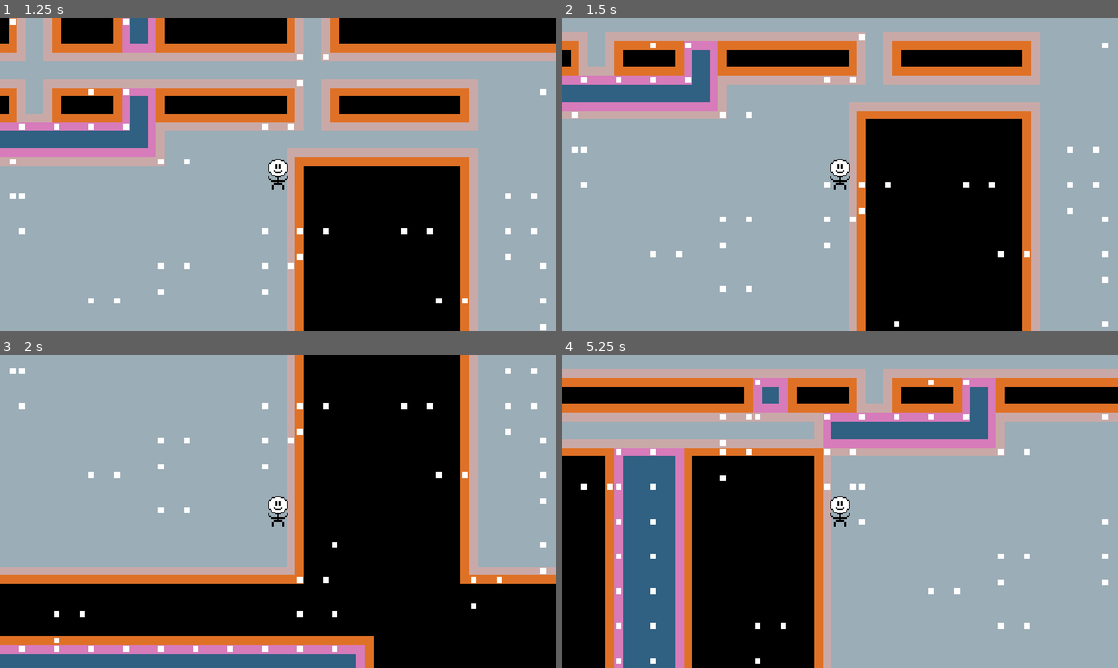
Above: before the commit, frames 1-4 (two rows, left to right).
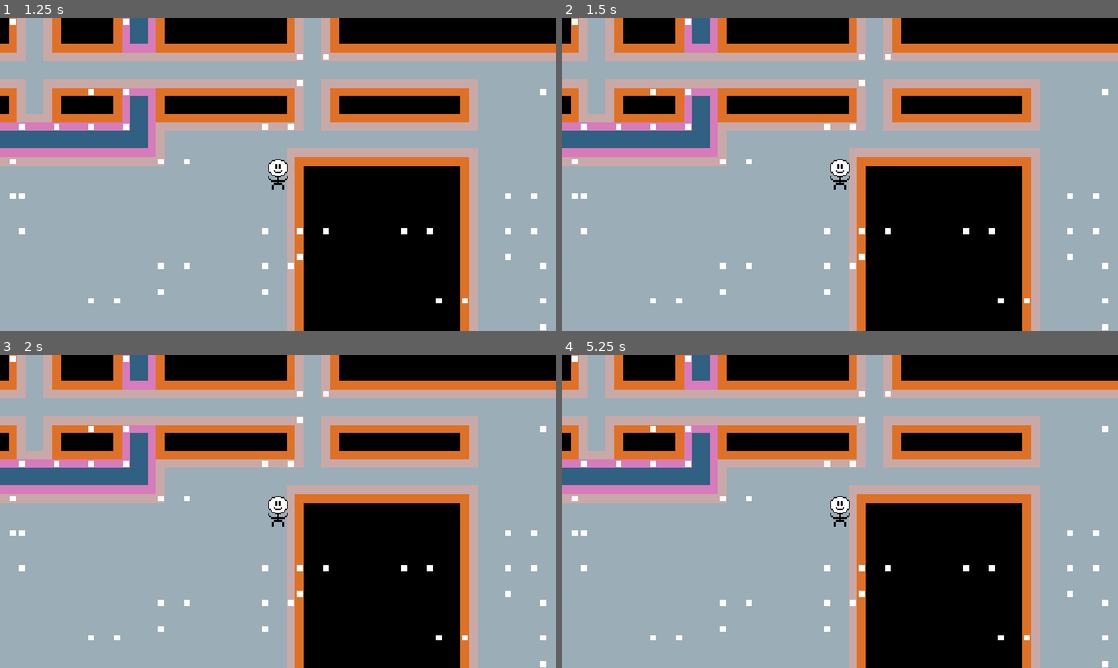
Above: after the commit, the same moments.

Repository: jessica-seabolt/novice
Game: Godot game, scene res://dungeon/dungeon.tscn
Same seed, same stepped clock (60 frames per second), same inputs: the game is played once before the commit and once after it.
Inputs:
- Up to frame 1 (1.25 s): tap Enter at 0.5 s; hold D (move_right) from 0.53 s (still down); hold Shift (sprint, bound only after the commit) from 0.53 s (still down)
- Up to frame 2 (1.5 s): tap Space at 1.25 s; release D (move_right) at 1.28 s; release Shift (sprint, bound only after the commit) at 1.28 s; hold S (move_down) from 1.28 s (still down); tap Shift (sprint, bound only after the commit) at 1.35 s
- Up to frame 3 (2 s): keep holding S (move_down)
- Up to frame 4 (5.25 s): release S (move_down) at 2.03 s; hold D (move_right) 2.03-2.78 s; hold Shift (sprint, bound only after the commit) 2.03-2.78 s; tap Enter at 2.75 s; hold W (move_up) 2.78-3.53 s; tap Shift (sprint, bound only after the commit) at 2.85, 4.35 s; hold Shift (sprint, bound only after the commit) 3.53-4.28 s; hold A (move_left) 3.53-5.03 s; hold S (move_down) from 5.03 s (still down); hold Shift (sprint, bound only after the commit) from 5.03 s (still down)

Frame 1 is identical in both runs. In frame 2, 35% of the frame differs, in the area x 0-100%, y 0-100%; in frame 3, 57%; in frame 4, 80%.

Commit message:
Add sprinting
- Hold sprint (Shift, or the right trigger) and tap a direction to
  run: the player keeps stepping in that direction on their own,
  sliding faster, with each step still a full turn
- RunRules decides when a run stops, following the Mystery Dungeon
  games' rules
- A fresh direction press cancels a run
- FloorGrid gains is_doorway, which RunRules and spawning share
- Stairs no longer spawn in doorways
- README: tick sprinting
- Fly a kite

Diff:
--- a/dungeon/data/floor_grid.gd
+++ b/dungeon/data/floor_grid.gd
@@ -55,6 +55,16 @@
 ## A ground tile that is not part of any room
 func is_hallway(p: Vector2i) -> bool:
     return is_ground(p) and not is_room(p)
+
+
+## A room tile with a hallway right beside it
+func is_doorway(p: Vector2i) -> bool:
+    if not is_room(p):
+        return false
+    for side: Vector2i in CARDINALS:
+        if is_hallway(p + side):
+            return true
+    return false
 
 
 func count_ground_tiles() -> int:
--- a/dungeon/generation/spawn_generator.gd
+++ b/dungeon/generation/spawn_generator.gd
@@ -1,30 +1,40 @@
 class_name SpawnGenerator extends RefCounted
 ## Decides where things start on a floor
-
 
 const NO_TILE: Vector2i = Vector2i(-1, -1)
 
 
 ## Places the player and the stairs, each on a reachable tile in a random room
+## Stairs never go in a doorway
 static func generate(ctx: GenerationContext) -> void:
     ctx.player_spawn = _random_room_tile(ctx, [])
-    var stairs: Vector2i = _random_room_tile(ctx, [ctx.player_spawn])
+
+    var excluded: Array[Vector2i] = _doorways(ctx)
+    excluded.append(ctx.player_spawn)
+    var stairs: Vector2i = _random_room_tile(ctx, excluded)
     if stairs == NO_TILE:
         push_error("SpawnGenerator found no free tile for the stairs")
         return
     ctx.grid.get_tile(stairs).feature = DungeonTile.Feature.STAIRS
 
 
-# A random reachable tile in a random room, skipping taken tiles
-# Rooms with nothing free are passed over, trying the rest in order from a random start
-static func _random_room_tile(ctx: GenerationContext, taken: Array[Vector2i]) -> Vector2i:
+# A random reachable tile in a random room, skipping excluded tiles
+static func _random_room_tile(ctx: GenerationContext, excluded: Array[Vector2i]) -> Vector2i:
     var start: int = ctx.rng.randi_range(0, ctx.rooms.size() - 1)
     for i: int in range(ctx.rooms.size()):
         var room: DungeonRoom = ctx.rooms[(start + i) % ctx.rooms.size()]
         var tiles: Array[Vector2i] = []
         for p: Vector2i in ctx.reachable_tiles:
-            if ctx.grid.get_tile(p).room_id == room.id and p not in taken:
+            if ctx.grid.get_tile(p).room_id == room.id and p not in excluded:
                 tiles.append(p)
         if not tiles.is_empty():
             return tiles[ctx.rng.randi_range(0, tiles.size() - 1)]
     return NO_TILE
+
+
+static func _doorways(ctx: GenerationContext) -> Array[Vector2i]:
+    var doorways: Array[Vector2i] = []
+    for p: Vector2i in ctx.reachable_tiles:
+        if ctx.grid.is_doorway(p):
+            doorways.append(p)
+    return doorways
--- a/entity/player/player.gd
+++ b/entity/player/player.gd
@@ -3,20 +3,36 @@
 
 ## How long one step takes to slide, in seconds
 const STEP_DURATION: float = 0.15
+## How long one running step takes to slide, in seconds
+const RUN_STEP_DURATION: float = 0.06
 ## How long the buffer is to wait for diagonal input
 const DIAGONAL_GRACE: float = 0.05
+const MOVE_ACTIONS: Array[StringName] = [&"move_up", &"move_down", &"move_left", &"move_right"]
 
 var grid_position: Vector2i
 
 var _grid: FloorGrid
 var _tilemap_layer: TileMapLayer
 var _step_tween: Tween
+# The direction of the current run, or zero when not running
+var _run_direction: Vector2i = Vector2i.ZERO
+# Set when a run stops, so a direction still held from it doesn't walk on by itself
+var _needs_fresh_press: bool = false
+
+
+func _unhandled_input(event: InputEvent) -> void:
+    # A fresh direction press cancels a run
+    if _run_direction == Vector2i.ZERO or not _is_direction_press(event):
+        return
+    _stop_run()
+    get_viewport().set_input_as_handled()
 
 
 ## Places the player on the floor it will be walking around
 func setup(floor_grid: FloorGrid, tilemap_layer: TileMapLayer, spawn: Vector2i) -> void:
     if _step_tween != null:
         _step_tween.kill()
+    _stop_run()
 
     _grid = floor_grid
     _tilemap_layer = tilemap_layer
@@ -25,15 +41,27 @@
 
 
 ## Waits for the player to choose a move they're allowed to make, then makes it
+## While running, keeps stepping on its own until RunRules says to stop
 func take_turn() -> void:
     # Let the last step finish sliding before choosing the next
     if _step_tween != null and _step_tween.is_running():
         await _step_tween.finished
 
+    if _run_direction != Vector2i.ZERO:
+        if RunRules.should_continue(_grid, grid_position, _run_direction):
+            _step(_run_direction, RUN_STEP_DURATION)
+            return
+        _stop_run()
+
     while true:
         var direction: Vector2i = await _wait_for_direction()
         if MoveRules.can_step(_grid, grid_position, direction):
-            _step(direction)
+            # A direction pressed with sprint held starts a run, and that press is its first step
+            if Input.is_action_pressed(&"sprint"):
+                _run_direction = direction
+                _step(direction, RUN_STEP_DURATION)
+            else:
+                _step(direction, STEP_DURATION)
             return
         # Blocked moves cost nothing, but wait a frame so holding
         # a direction into a wall doesn't freeze the game
@@ -42,6 +70,12 @@
 
 # Returns the held direction, waiting for one if nothing is held
 func _wait_for_direction() -> Vector2i:
+    # After a run stops, everything has to be let go before walking again
+    if _needs_fresh_press:
+        while _held_direction() != Vector2i.ZERO:
+            await get_tree().process_frame
+        _needs_fresh_press = false
+
     var direction: Vector2i = _held_direction()
     if direction != Vector2i.ZERO:
         return direction # Still held from the last step, keep walking
@@ -60,14 +94,26 @@
 
 
 # Moves on the grid, then slides the sprite over to match
-func _step(direction: Vector2i) -> void:
+func _step(direction: Vector2i, duration: float) -> void:
     grid_position += direction
     var target: Vector2 = _tilemap_layer.map_to_local(grid_position)
     _step_tween = create_tween()
-    _step_tween.tween_property(self, "position", target, STEP_DURATION)
+    _step_tween.tween_property(self, "position", target, duration)
+
+
+func _stop_run() -> void:
+    _run_direction = Vector2i.ZERO
+    _needs_fresh_press = true
 
 
 # The direction currently held, including diagonals, or zero if nothing is held
 func _held_direction() -> Vector2i:
     var input: Vector2 = Input.get_vector("move_left", "move_right", "move_up", "move_down")
     return Vector2i(signi(roundi(input.x)), signi(roundi(input.y)))
+
+
+func _is_direction_press(event: InputEvent) -> bool:
+    for action: StringName in MOVE_ACTIONS:
+        if event.is_action_pressed(action):
+            return true
+    return false
--- /dev/null
+++ b/entity/run_rules.gd
@@ -0,0 +1,47 @@
+class_name RunRules extends RefCounted
+## Decides when a run stops
+
+
+## Whether a run standing on "at" should take another step in "direction"
+static func should_continue(grid: FloorGrid, at: Vector2i, direction: Vector2i) -> bool:
+    if not MoveRules.can_step(grid, at, direction):
+        return false
+    # Always stops beside stairs, so they can't be run past by accident
+    if _near_stairs(grid, at):
+        return false
+
+    if grid.is_room(at):
+        # Stops on a doorway, whether arriving through it or passing one
+        if grid.is_doorway(at):
+            return false
+    elif grid.is_room(at + direction):
+        # Stops on a hallway's last tile rather than stepping into a room
+        return false
+
+    # Diagonal runs never check for side passages
+    return _is_diagonal(direction) or not _side_passage(grid, at, direction)
+
+
+# A walkable tile directly to the left or right, with a wall at either end of it along the run,
+# means a passage opens off there
+static func _side_passage(grid: FloorGrid, at: Vector2i, direction: Vector2i) -> bool:
+    var across: Vector2i = Vector2i(direction.y, direction.x)
+    for side: Vector2i in [across, -across]:
+        var beside: Vector2i = at + side
+        if not grid.is_ground(beside):
+            continue
+        if not grid.is_ground(beside - direction) or not grid.is_ground(beside + direction):
+            return true
+    return false
+
+
+static func _near_stairs(grid: FloorGrid, at: Vector2i) -> bool:
+    for y: int in range(-1, 2):
+        for x: int in range(-1, 2):
+            if grid.get_tile(at + Vector2i(x, y)).feature == DungeonTile.Feature.STAIRS:
+                return true
+    return false
+
+
+static func _is_diagonal(direction: Vector2i) -> bool:
+    return direction.x != 0 and direction.y != 0
--- a/project.godot
+++ b/project.godot
@@ -58,6 +58,12 @@
 , Object(InputEventJoypadMotion,"resource_local_to_scene":false,"resource_name":"","device":-1,"axis":0,"axis_value":1.0,"script":null)
 ]
 }
+sprint={
+"deadzone": 0.2,
+"events": [Object(InputEventKey,"resource_local_to_scene":false,"resource_name":"","device":-1,"window_id":0,"alt_pressed":false,"shift_pressed":false,"ctrl_pressed":false,"meta_pressed":false,"pressed":false,"keycode":0,"physical_keycode":4194325,"key_label":0,"unicode":0,"location":0,"echo":false,"script":null)
+, Object(InputEventJoypadMotion,"resource_local_to_scene":false,"resource_name":"","device":-1,"axis":5,"axis_value":1.0,"script":null)
+]
+}
 
 [physics]
 
Not shown, added: entity/run_rules.gd.uid
Not shown, changed: docs/README.md
